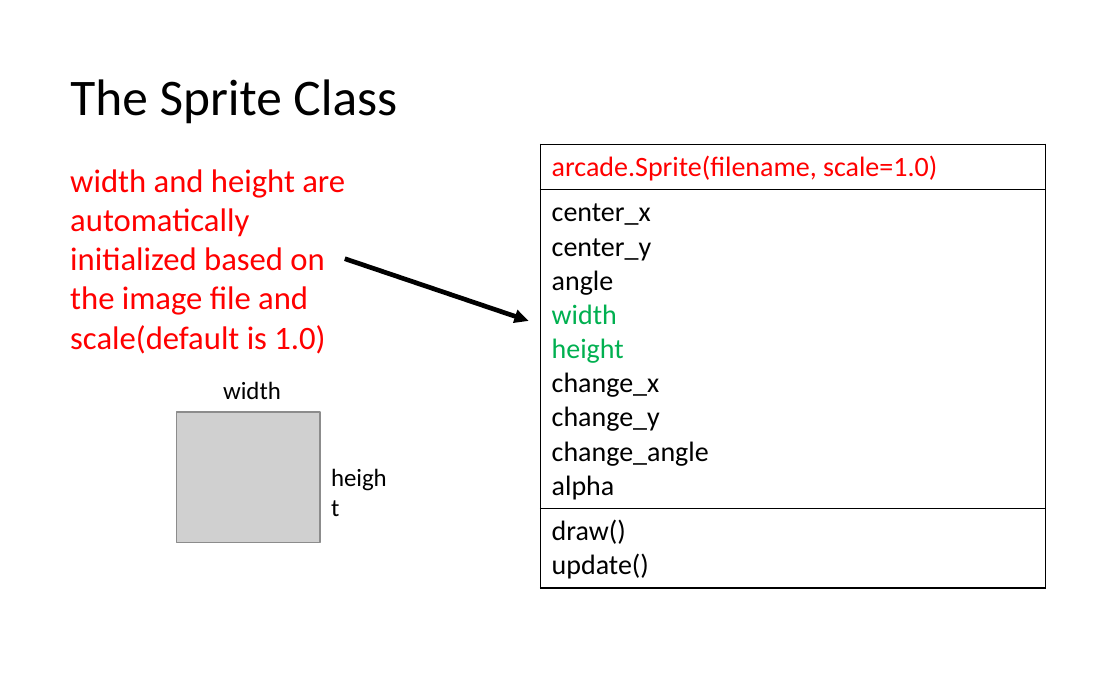
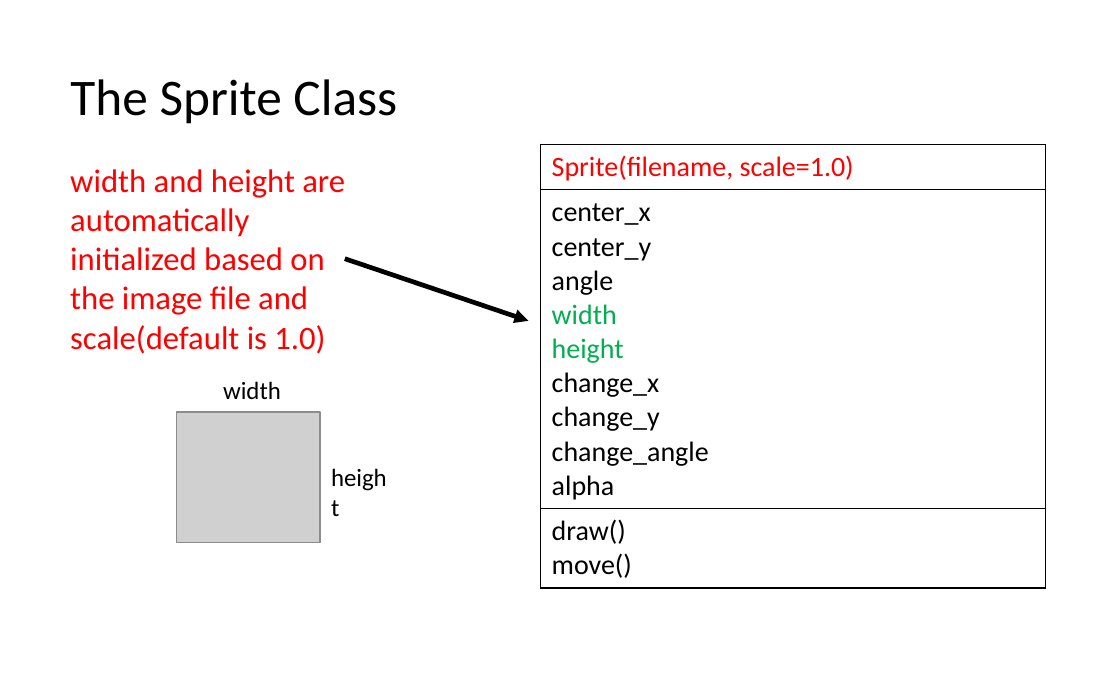
Before and after one commit to LongBaoNguyen/longbaonguyen.github.io, a slide deck: slide 7 of courses/apcsp/processing_arcade/processing3.pptx (slide 9 before the commit). Drawn at 1120x700 pixels with LibreOffice and Linux fonts; fonts in the diff are those of the drawing; grey boxes stand for pictures. Boxes give left, top, right and bottom in pixels: in the first picture for what was removed or moved away, otherwise in the second. Text is boxed around its words. In the diff, an @@ line names an element or a change of style, - is before the commit and + after.

```diff
--- a/courses/apcsp/processing_arcade/processing3.pptx
+++ b/courses/apcsp/processing_arcade/processing3.pptx
@@ table at (541,144,1046,582) @@
-row 1, column 1: arcade.Sprite(filename, scale=1.0)
+row 1, column 1: Sprite(filename, scale=1.0)
-row 3, column 1: draw() / update()
+row 3, column 1: draw() / move()
```
Also in this commit, not shown: 12 other slides changed, 1 slide added, 3 slides removed, 8 other files.
